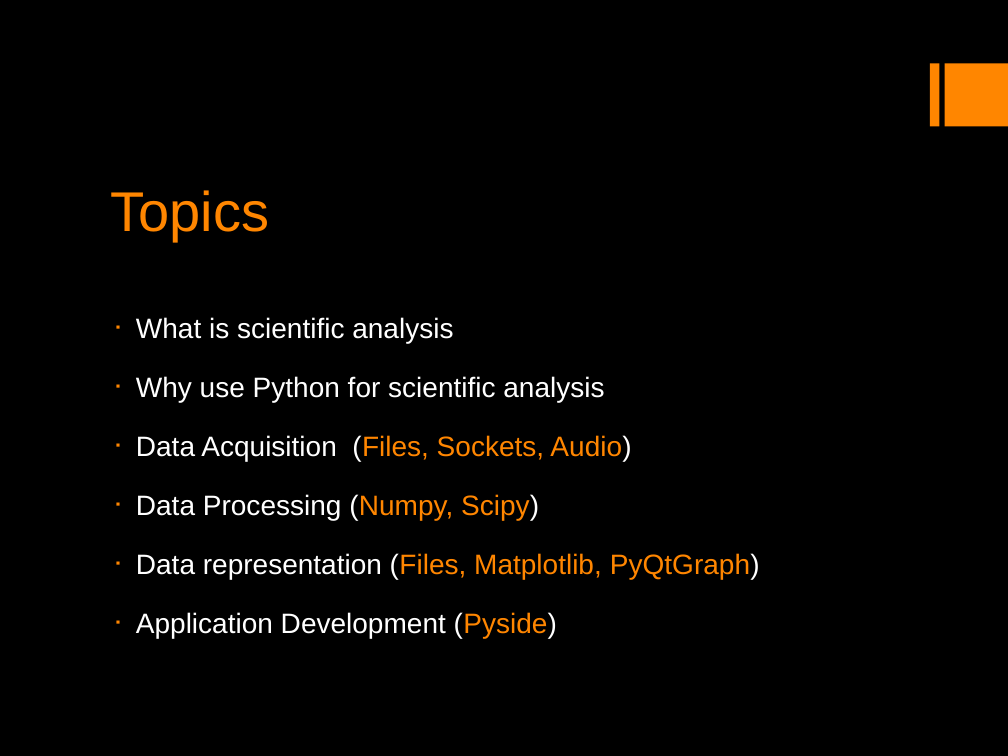
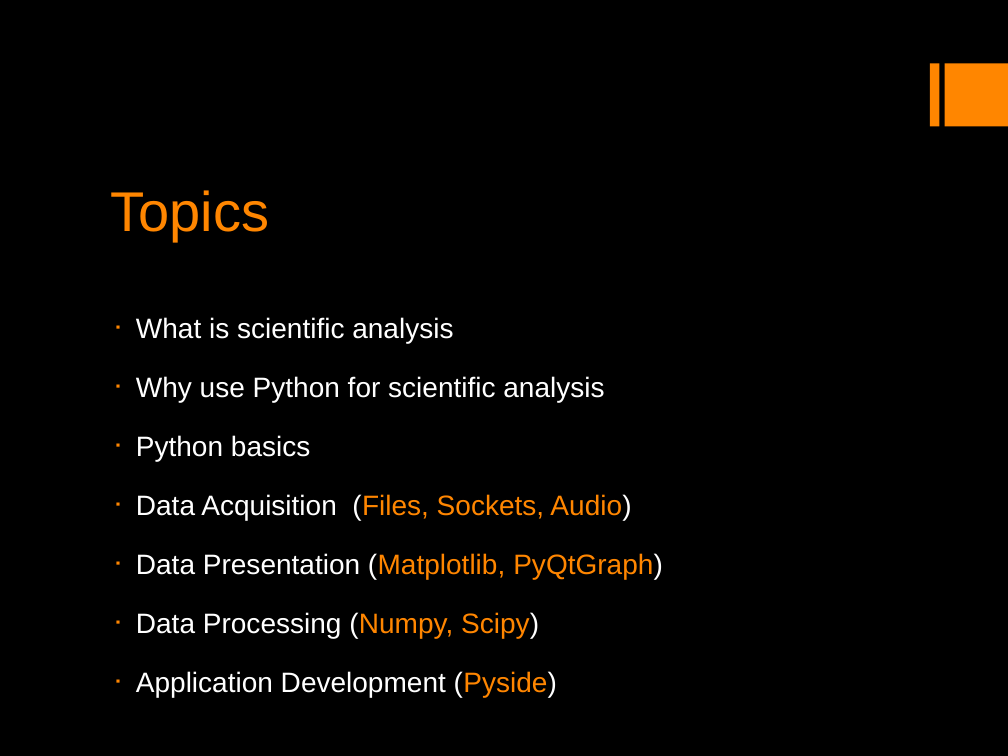
Before and after one commit to mfarhan12/intro_to_scientific_computing, a slide deck: slide 3 of Introduction to Scientific Computing in Python.odp. Drawn at 1008x756 pixels with LibreOffice and Linux fonts; fonts in the diff are those of the drawing. Boxes give left, top, right and bottom in pixels: in the first picture for what was removed or moved away, otherwise in the second. Text is boxed around its words. In the diff, an @@ line names an element or a change of style, - is before the commit and + after.

Commit message:
added python basics slides

```diff
--- a/Introduction to Scientific Computing in Python.odp
+++ b/Introduction to Scientific Computing in Python.odp
@@ text at <box>136,435,310,461</box>: paragraph added @@
+▪ Python basics
@@ text at <box>136,553,663,579</box>: paragraph added @@
+▪ Data Presentation (Matplotlib, PyQtGraph)
@@ text at <box>136,553,760,579</box>: paragraph removed @@
-▪ Data representation (Files, Matplotlib, PyQtGraph)
```
Also in this commit, not shown: 4 other slides changed, 7 slides added, 1 slide removed, 7 other files.
